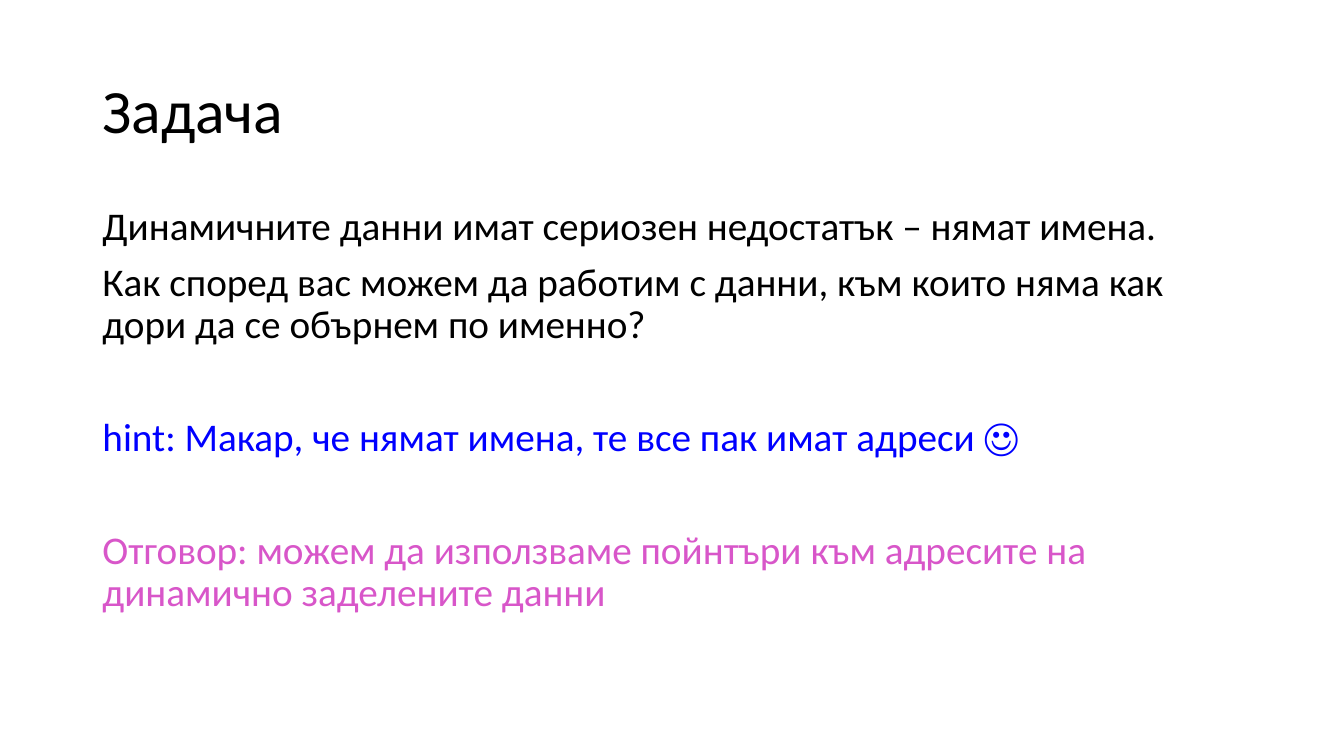
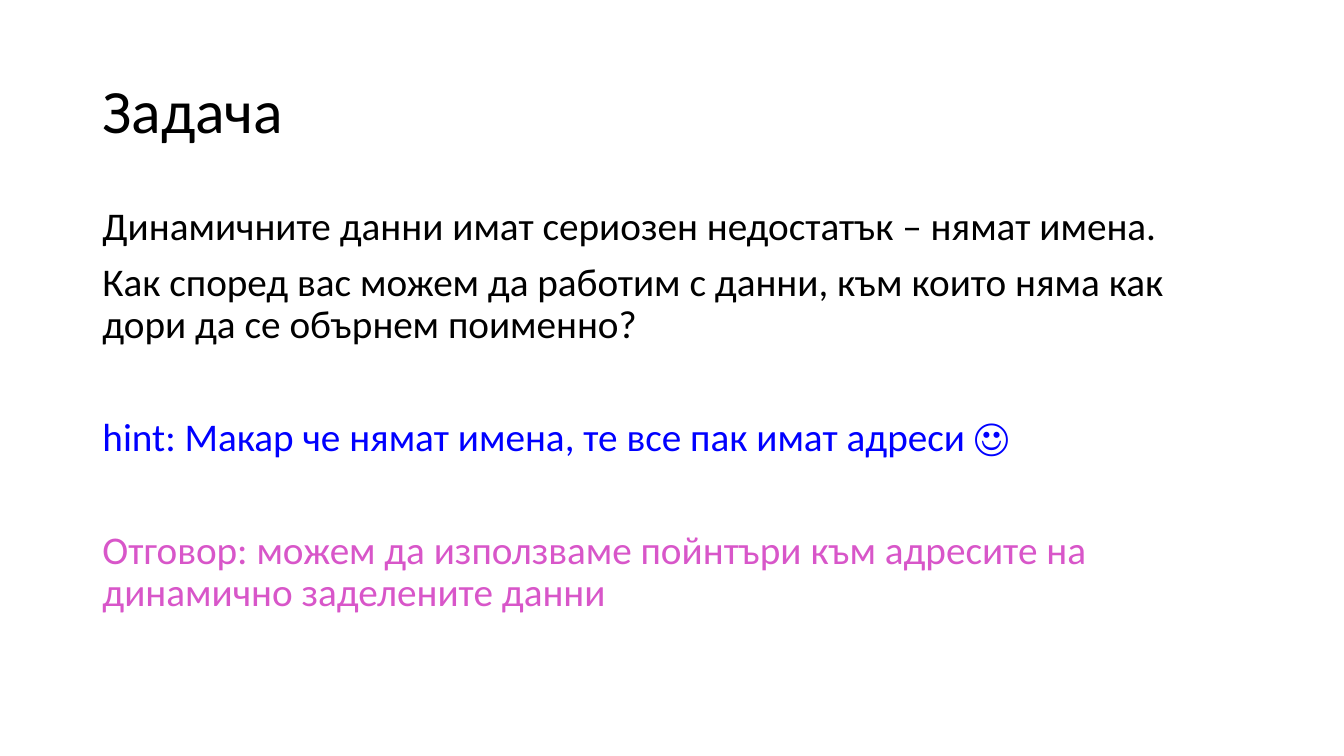
Before and after one commit to Mapmo/Uni-CPP, a slide deck: slide 20 of Introducing To Programming Materials/Consultation 3/Consultation3.pptx. Drawn at 1344x756 pixels with LibreOffice and Linux fonts; fonts in the diff are those of the drawing. Boxes give left, top, right and bottom in pixels: in the first picture for what was removed or moved away, otherwise in the second. Text is boxed around its words. In the diff, an @@ line names an element or a change of style, - is before the commit and + after.

```diff
--- a/Introducing To Programming Materials/Consultation 3/Consultation3.pptx
+++ b/Introducing To Programming Materials/Consultation 3/Consultation3.pptx
@@ text at (102, 269, 1163, 458): text changed @@
-Как според вас можем да работим с данни, към които няма как дори да се обърнем по именно?
-hint: Макар, че нямат имена, те все пак имат адреси ☺
+Как според вас можем да работим с данни, към които няма как дори да се обърнем поименно?
+hint: Макар че нямат имена, те все пак имат адреси ☺
```
Also in this commit, not shown: 10 other slides changed, 1 slide added, 1 slide removed, 1 other file.
